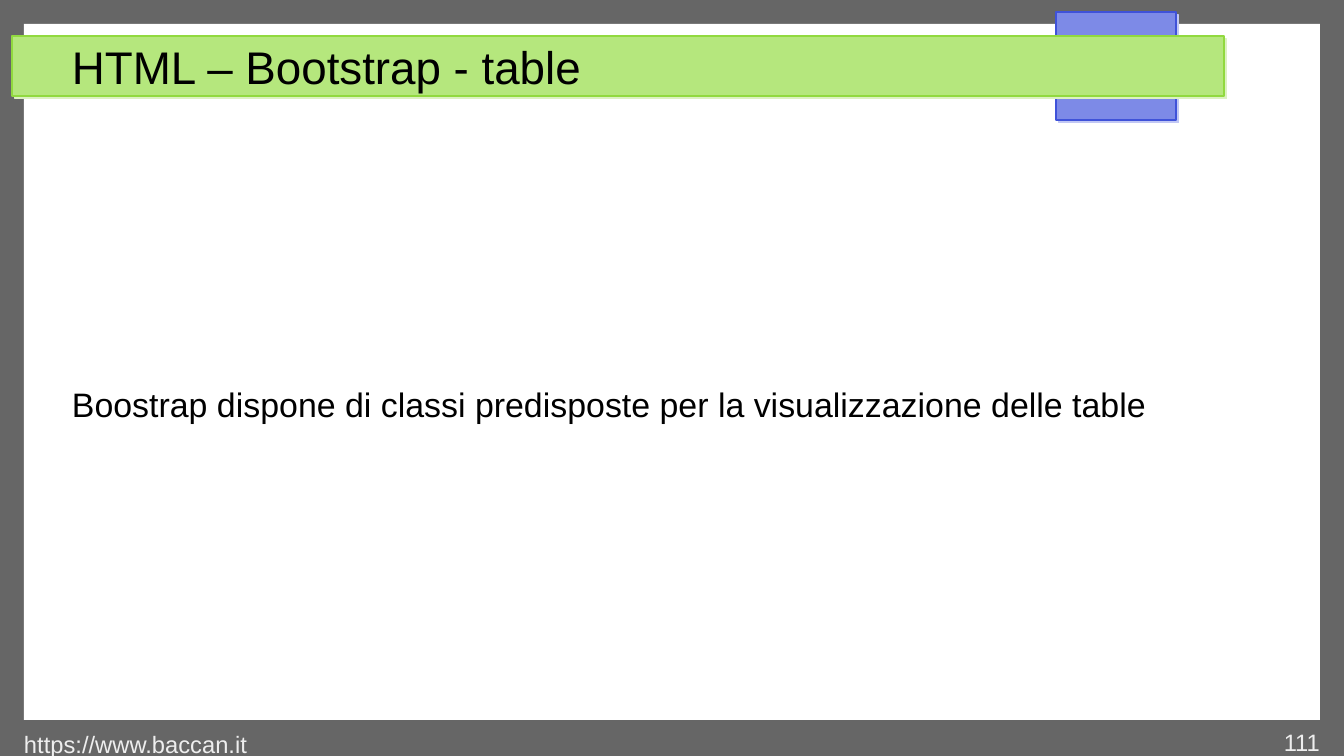
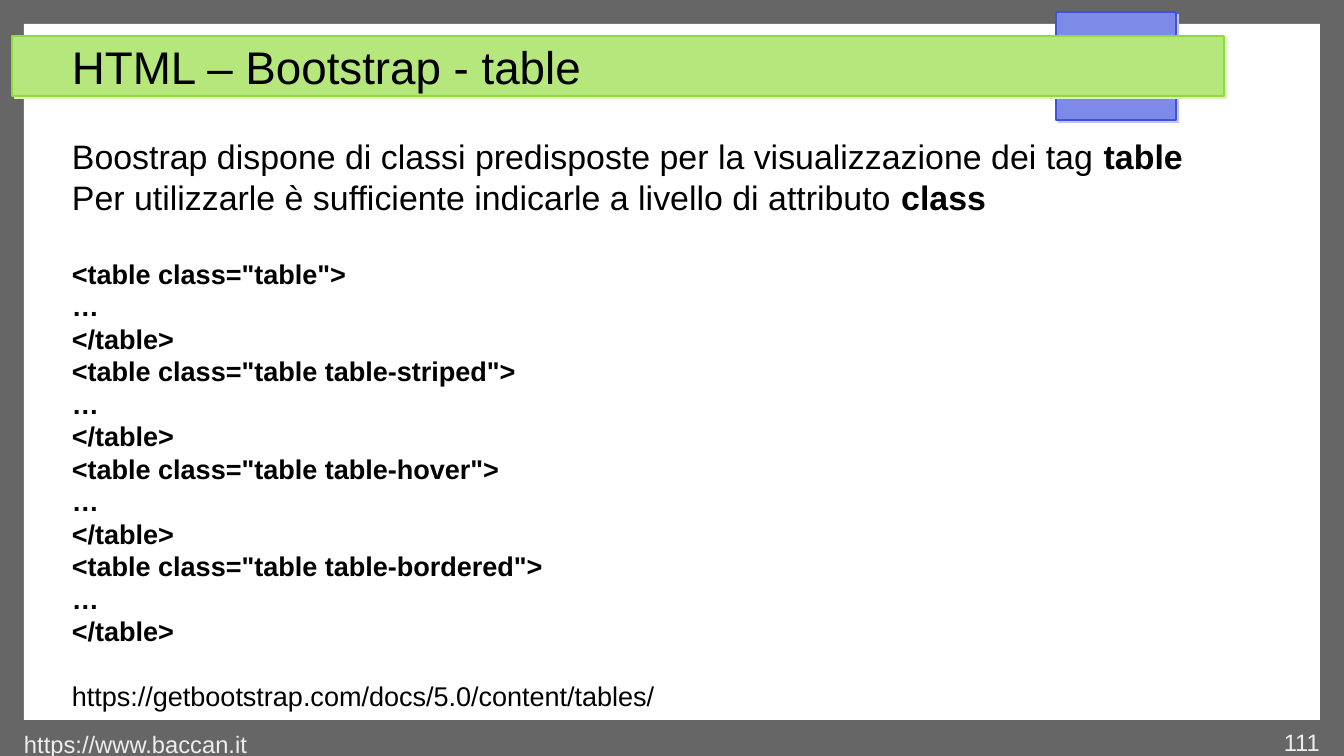
Before and after one commit to matteobaccan/CorsoHTML, a slide deck: slide 111 of Chapter_html.odp. Drawn at 1344x756 pixels with LibreOffice and Linux fonts; fonts in the diff are those of the drawing. Boxes give left, top, right and bottom in pixels: in the first picture for what was removed or moved away, otherwise in the second. Text is boxed around its words. In the diff, an @@ line names an element or a change of style, - is before the commit and + after.

Commit message:
Bootstrap

```diff
--- a/Chapter_html.odp
+++ b/Chapter_html.odp
@@ text at bbox=[72, 144, 1183, 711]: text changed; size 20 to 16 pt; bold on @@
-Boostrap dispone di classi predisposte per la visualizzazione delle table
+Boostrap dispone di classi predisposte per la visualizzazione dei tag table
+Per utilizzarle è sufficiente indicarle a livello di attributo class
+<table class="table">
+…
+</table>
+<table class="table table-striped">
+…
+</table>
+<table class="table table-hover">
+…
+</table>
+<table class="table table-bordered">
+…
+</table>
+https://getbootstrap.com/docs/5.0/content/tables/
```
Also in this commit, not shown: 1 other slide changed, 8 slides added, 8 other files.
